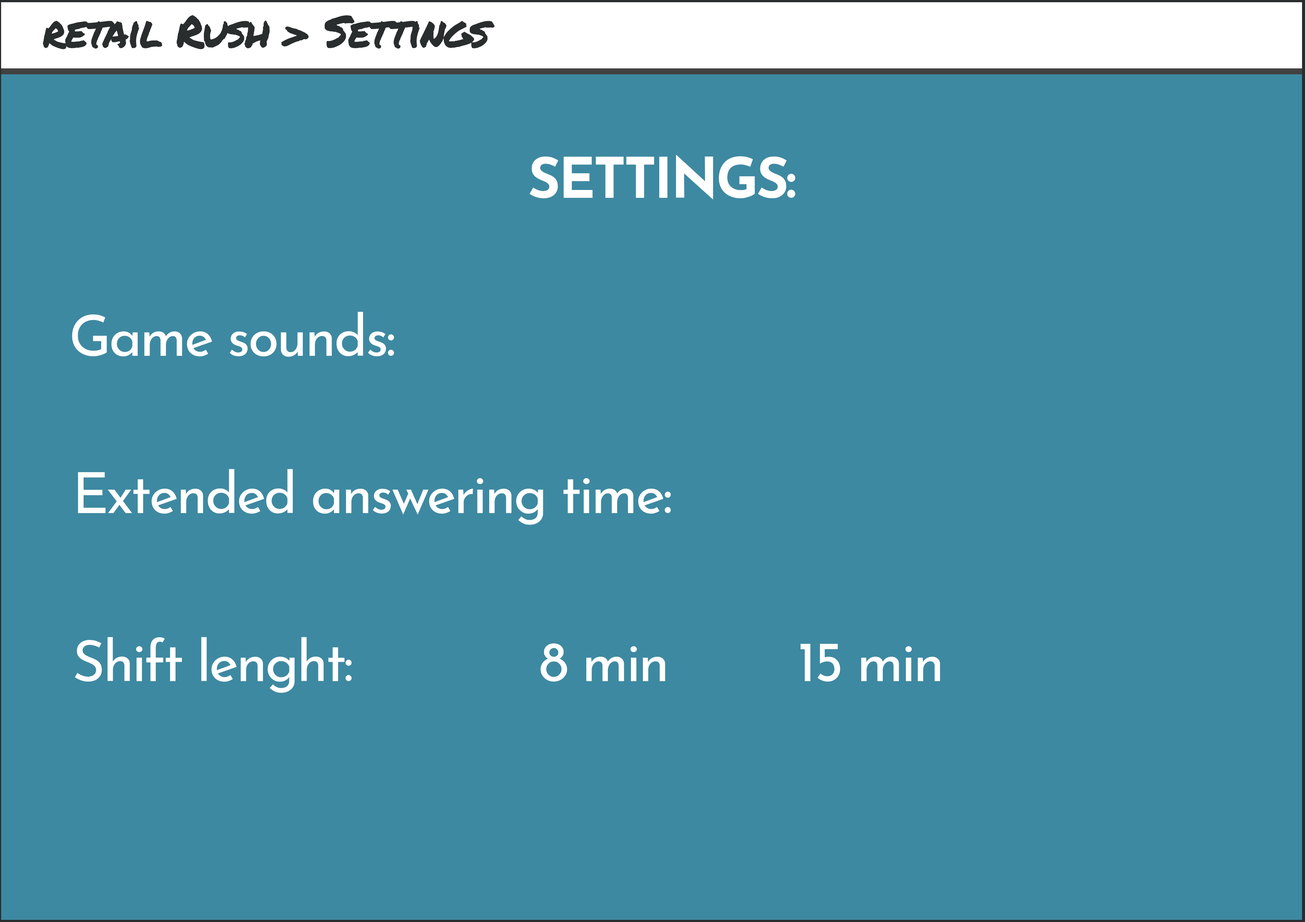
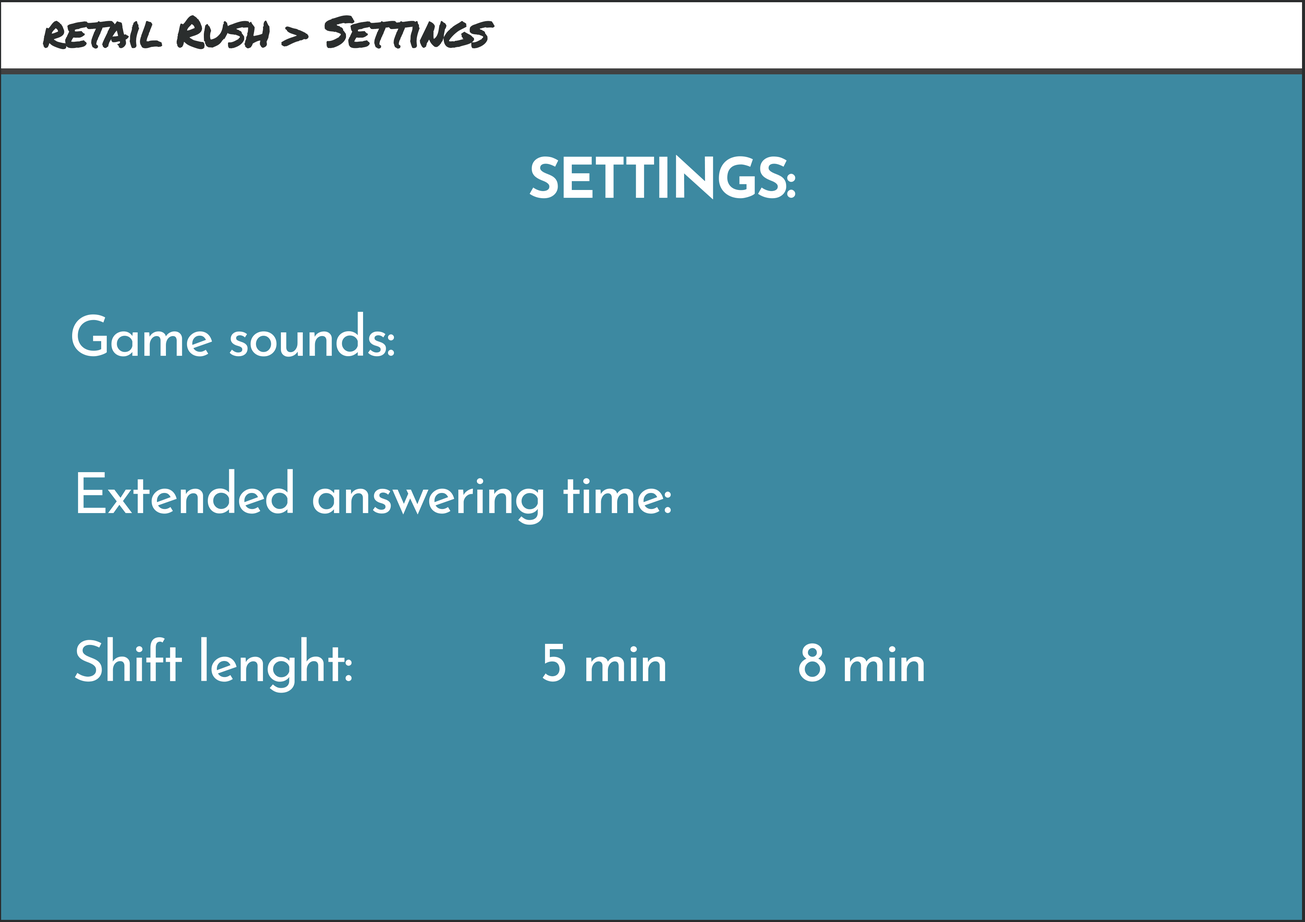
Two versions of the same layered image (w=1305, h=922). Layer-by-layer changes:
renamed "Shift lenght: 8 min 15 min" to "Shift lenght: 5 min 8 min", painted on it over 540, 643, 940, 683
